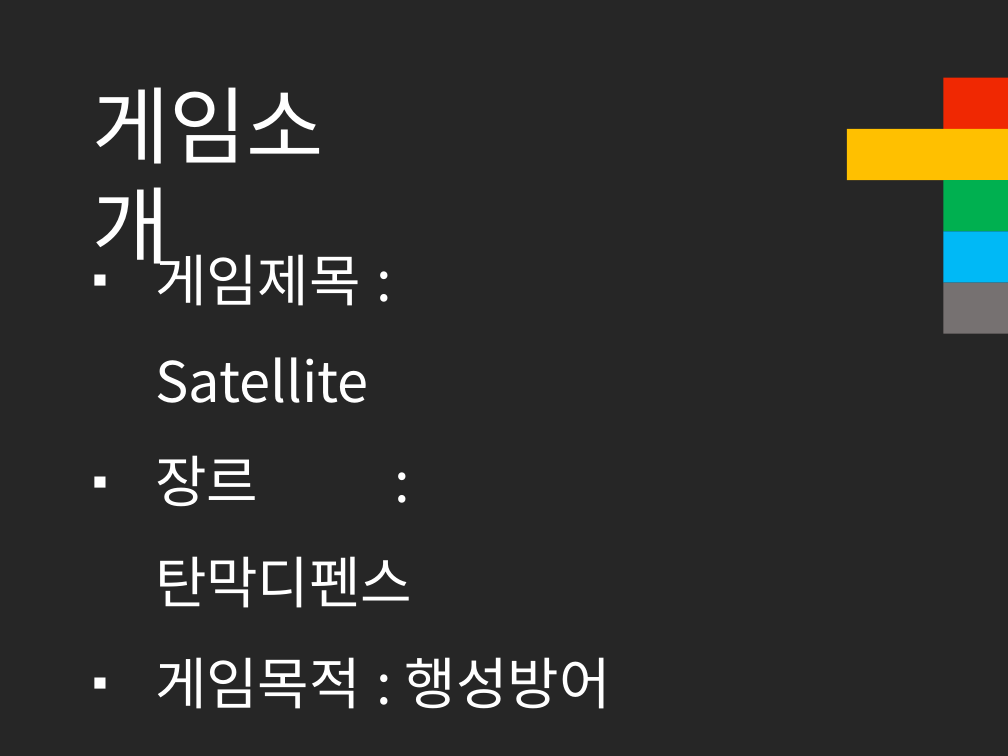
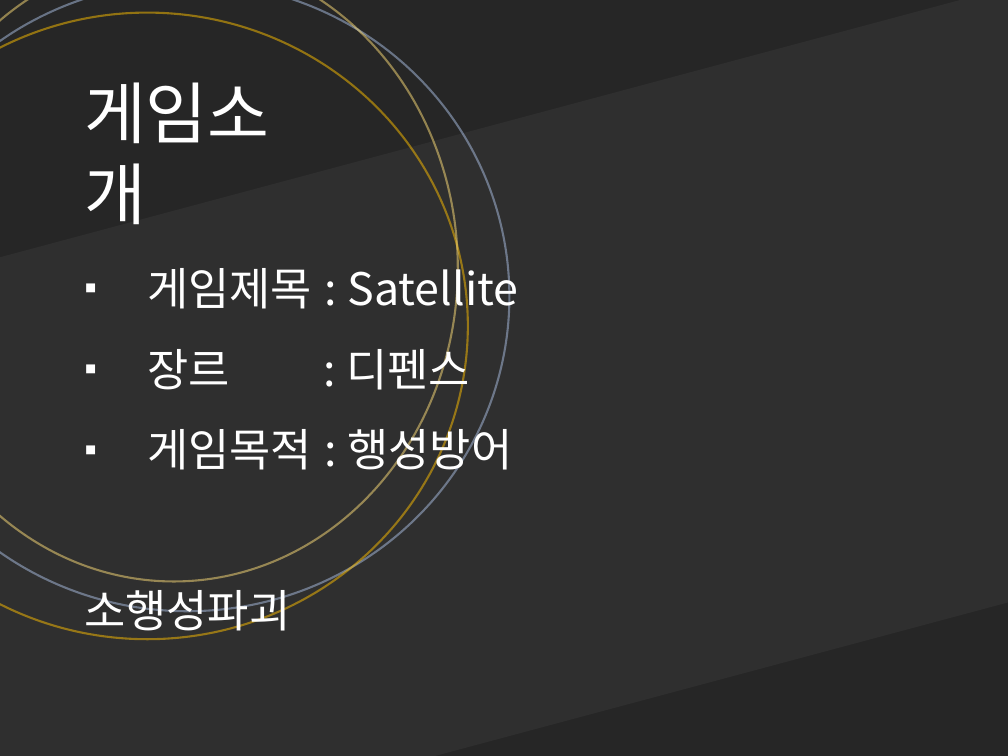
Before and after one commit to cmTEJAVA/Satellite, a slide deck: slide 3 of 발표자료/API 텀프로젝트 발표자료.pptx. Drawn at 1008x756 pixels with LibreOffice and Linux fonts; fonts in the diff are those of the drawing. Boxes give left, top, right and bottom in pixels: in the first picture for what was removed or moved away, otherwise in the second. Text is boxed around its words. In the diff, an @@ line names an element or a change of style, - is before the commit and + after.

```diff
--- a/발표자료/API 텀프로젝트 발표자료.pptx
+++ b/발표자료/API 텀프로젝트 발표자료.pptx
@@ rectangle added at (0, 0, 1008, 756), fill #808080 at 10% opacity @@
@@ ellipse added at (0, 0, 510, 611), outline #ABC0E4 1.5 pt @@
@@ ellipse added at (0, 13, 468, 640), outline #FF0000 1.5 pt @@
@@ ellipse added at (0, 0, 459, 582), outline #FF5B5B 1.5 pt @@
@@ text "게임소개": place and size @@
-text "게임소개" at (92, 87, 324, 279)
+text "게임소개" at (84, 82, 269, 225)
@@ text "게임소개" at (84, 82, 269, 225): size 60 to 48 pt @@
@@ rectangle removed at (943, 78, 1008, 129) @@
@@ rectangle removed at (847, 129, 1008, 180) @@
@@ rectangle removed at (943, 180, 1008, 232) @@
@@ text "게임제목 : Satellite": place and size @@
-text "게임제목 : Satellite" at (155, 244, 611, 709)
+text "게임제목 : Satellite" at (84, 259, 518, 639)
@@ rectangle removed at (943, 232, 1008, 283) @@
@@ text at (84, 259, 518, 639): size 40 to 32 pt in "게임제목 : Satellite", "게임목적 : 행성방어", "소행성파괴" @@
@@ rectangle removed at (943, 282, 1008, 334) @@
@@ text at (147, 349, 229, 390): text changed; size 40 to 32 pt @@
-▪ 장르 : 탄막디펜스
+▪ 장르 : 디펜스
```
Also in this commit, not shown: 3 other slides changed, 1 slide added, 1 slide removed, 6 other files.
